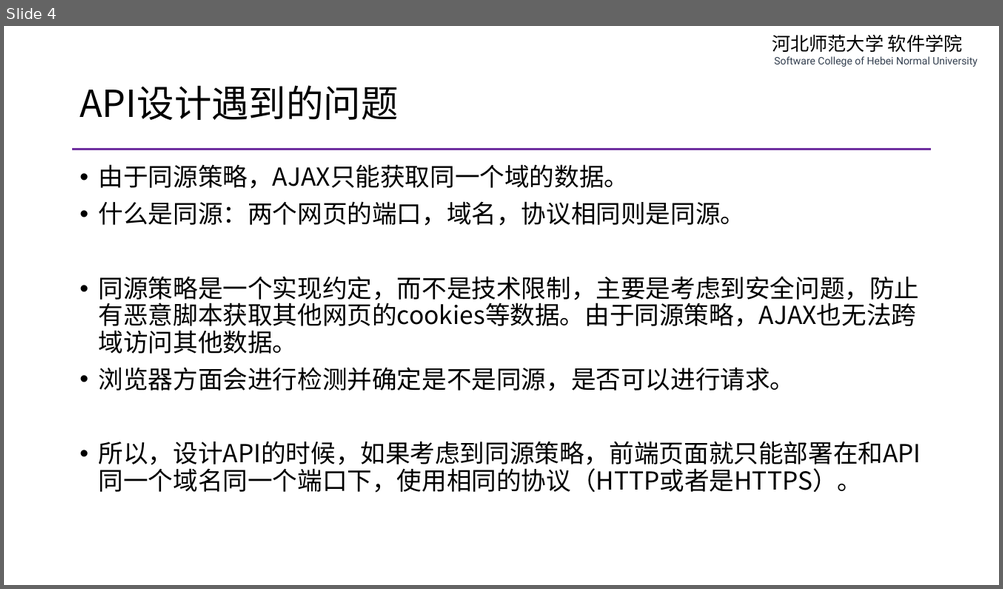
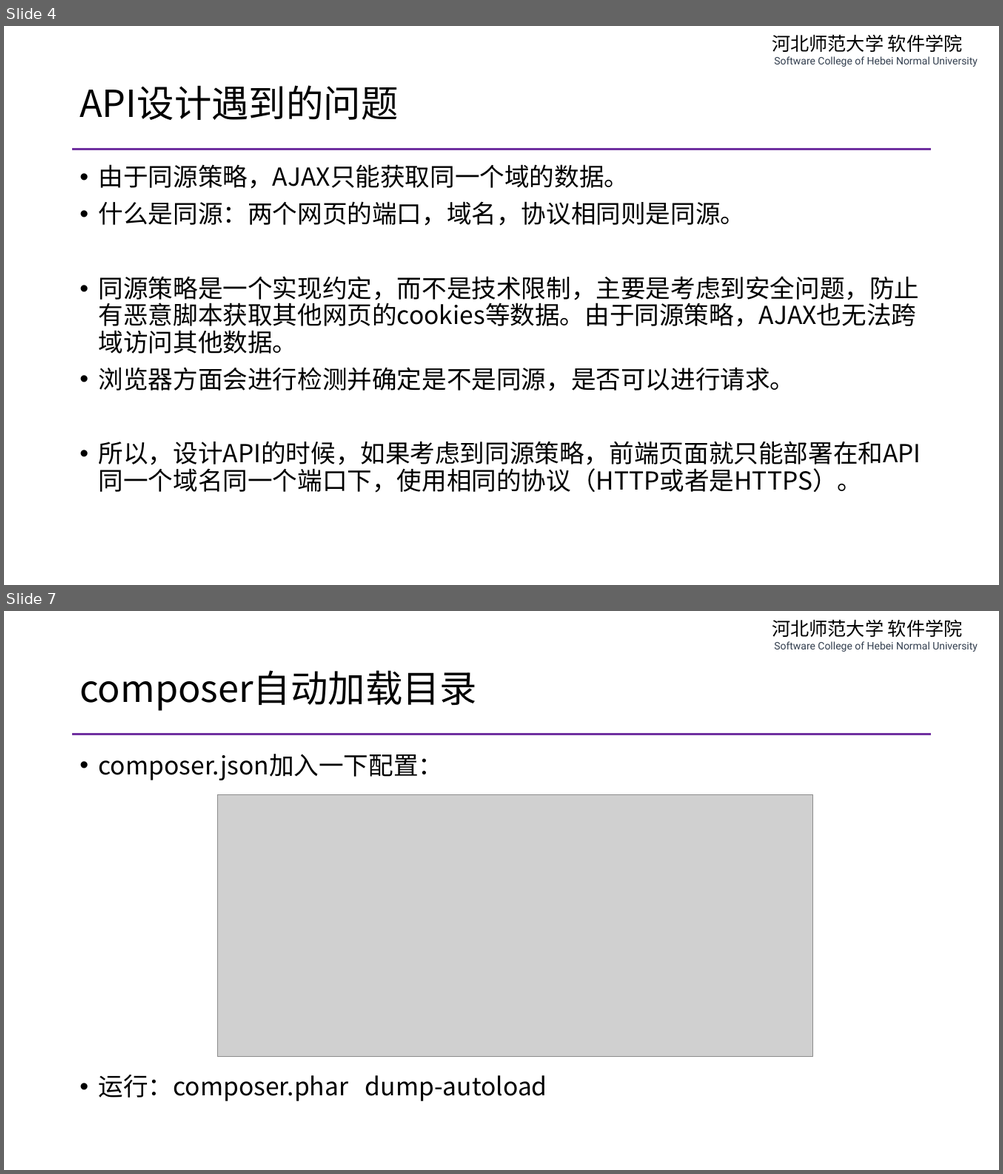
Before and after one commit to edu2act/course-php-serverside-development-on-linux, a slide deck: materials/slides/ch12-wcms-api-design.pptx. Shown one above the other, each under a label of ours: slide 4 before the commit, slides 4 and 7 after it; the slides between them are not shown. The pictures are 1003x589 and 1003x1174 pixels, drawn with LibreOffice and Linux fonts; fonts in the diff are those of the drawing; grey boxes stand for pictures. Boxes give left, top, right and bottom in pixels: in the first picture for what was removed or moved away, otherwise in the second. Text is boxed around its words. In the diff, an @@ line names an element or a change of style, - is before the commit and + after.

```diff
--- a/materials/slides/ch12-wcms-api-design.pptx
+++ b/materials/slides/ch12-wcms-api-design.pptx
@@ slide 7 added at box(4, 611, 999, 1170), background #FFFFFF; not listed: 2 template elements that a slide beside it also shows @@
@@ title added at box(79, 670, 477, 711), 36 pt, text #000000 @@
+composer自动加载目录
@@ text added at box(99, 754, 547, 1102), 24 pt, text #000000 @@
+• composer.json加入一下配置：
+• 运行：composer.phar dump-autoload
@@ picture added at box(217, 795, 812, 1057) @@
```
Also in this commit, not shown: 5 slides changed, 1 other slide added, 2 slides removed, 15 other files.
